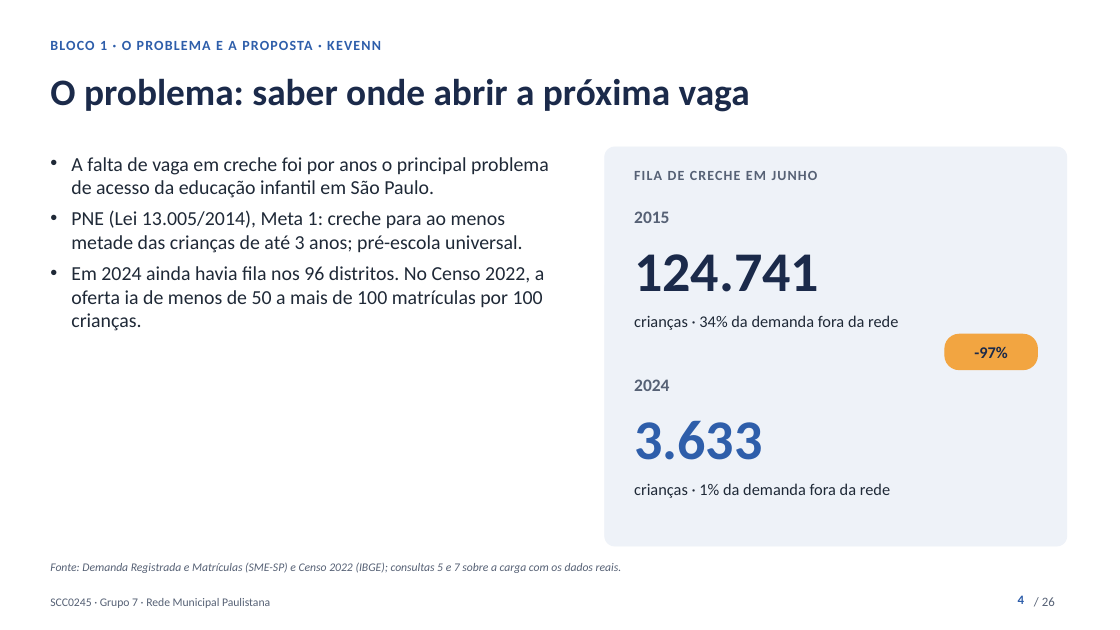
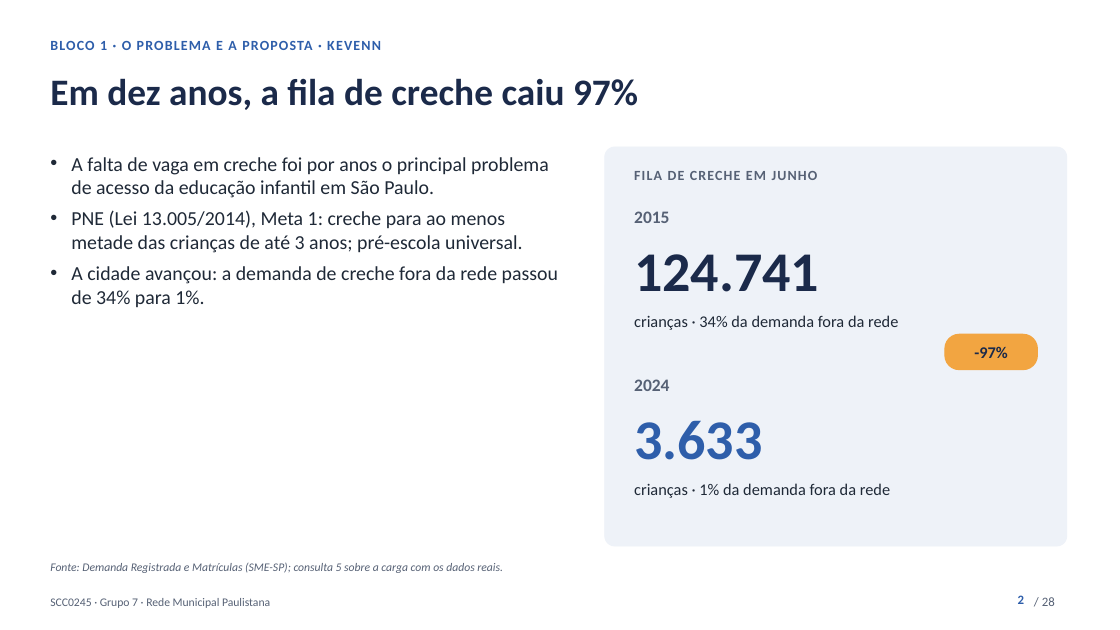
Before and after one commit to kevennlaranjeira/OLAP2026, a slide deck: slide 2 of docs/apresentacao/apresentacao-projeto1.pptx (slide 4 before the commit). Drawn at 1120x630 pixels with LibreOffice and Linux fonts; fonts in the diff are those of the drawing. Boxes give left, top, right and bottom in pixels: in the first picture for what was removed or moved away, otherwise in the second. Text is boxed around its words. In the diff, an @@ line names an element or a change of style, - is before the commit and + after.

Commit message:
docs(apresentacao): abertura sem persona, com a queda da fila e o que a proposta melhora (#16)
A história da Ana sai da apresentação. O bloco 1 agora segue uma linha:
- a fila de creche caiu 97% de 2015 a 2024, mas 3.633 crianças ainda esperavam;
- um slide escuro pergunta à plateia "e se fosse o seu filho?" (a criança fora da creche, o trabalho, a casa);
- o problema é onde abrir vaga: 2.502 das 3.633 esperavam uma unidade específica, e quem aceita qualquer unidade não esperava mais de 30 dias.

Dois slides novos mostram como a proposta ajuda a fila a cair mais. "Hoje, os dados se repetem e não conversam" traz quatro casos reais da nossa carga: 38.869 matrículas de creche que pareciam ativas em 2022, 193 códigos para 4.011 escolas em 2024, totais da fila que não fecham e zero que não é zero. "Consultas mais confiáveis e mais rápidas" traz o que medimos: 0,42 s para as oito consultas, 3,5 min de carga, 14 verificações e menos de 1% de diferença entre as bases.

O bloco 4 troca o fim da Ana por um exemplo (Grajaú e Tremembé) e pela volta à pergunta do começo. O bloco 1 fica com 7 minutos e os outros com 5. Os docs registram o tempo das consultas e a nova divisão. pptx, HTML e PDF vão para 28 slides.

```diff
--- a/docs/apresentacao/apresentacao-projeto1.pptx
+++ b/docs/apresentacao/apresentacao-projeto1.pptx
@@ text at [50, 78, 638, 110]: text changed @@
-O problema: saber onde abrir a próxima vaga
+Em dez anos, a fila de creche caiu 97%
@@ text at [71, 266, 558, 307]: text changed @@
-• Em 2024 ainda havia fila nos 96 distritos. No Censo 2022, a oferta ia de menos de 50 a mais de 100 matrículas por 100 crianças.
+• A cidade avançou: a demanda de creche fora da rede passou de 34% para 1%.
@@ text at [50, 563, 503, 573]: text changed @@
-Fonte: Demanda Registrada e Matrículas (SME-SP) e Censo 2022 (IBGE); consultas 5 e 7 sobre a carga com os dados reais.
+Fonte: Demanda Registrada e Matrículas (SME-SP); consulta 5 sobre a carga com os dados reais.
@@ page number at [1018, 595, 1024, 604]: text changed @@
-4
+2
```
Also in this commit, not shown: 23 other slides changed, 3 slides added, 1 slide removed, 9 other files.
